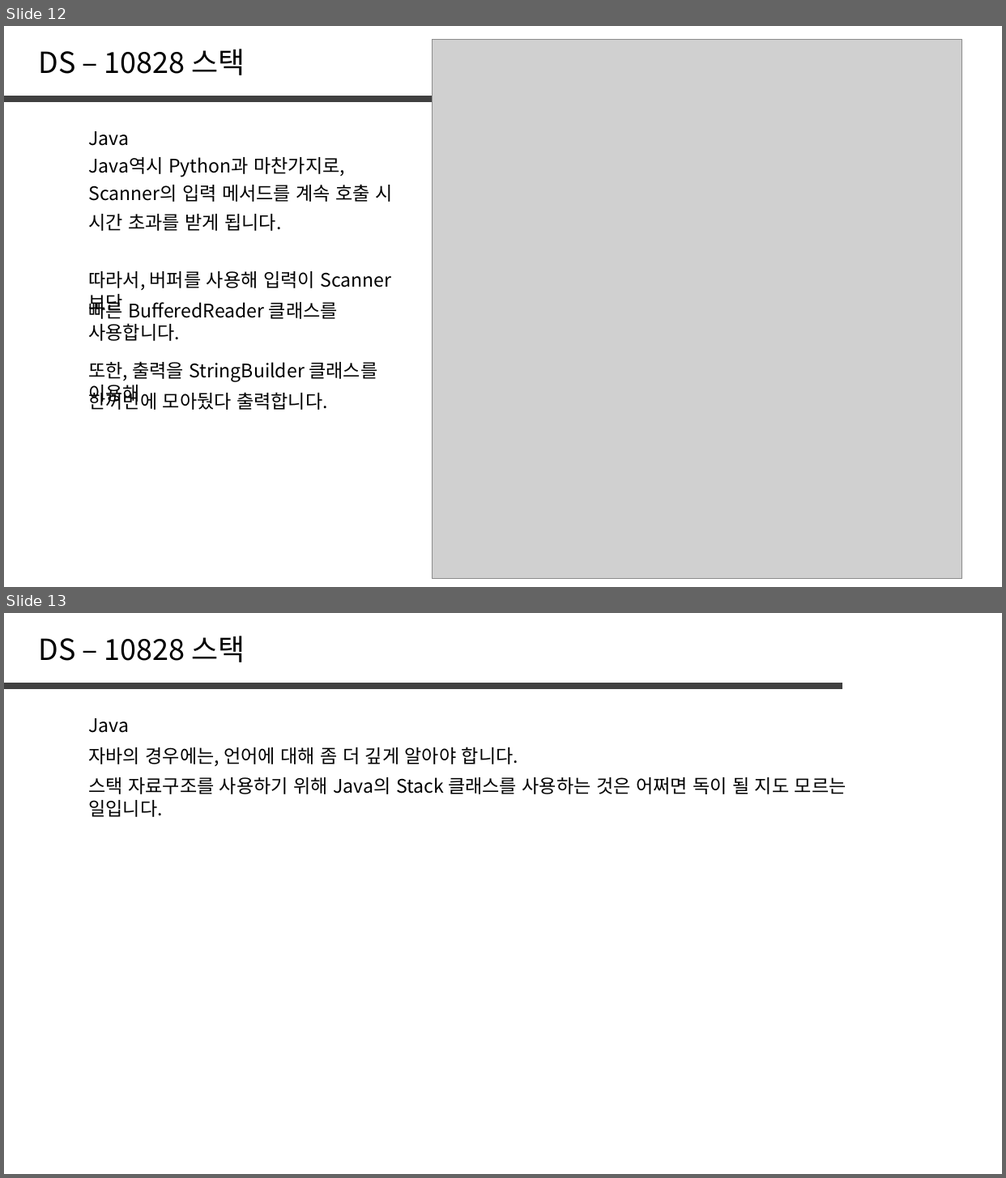
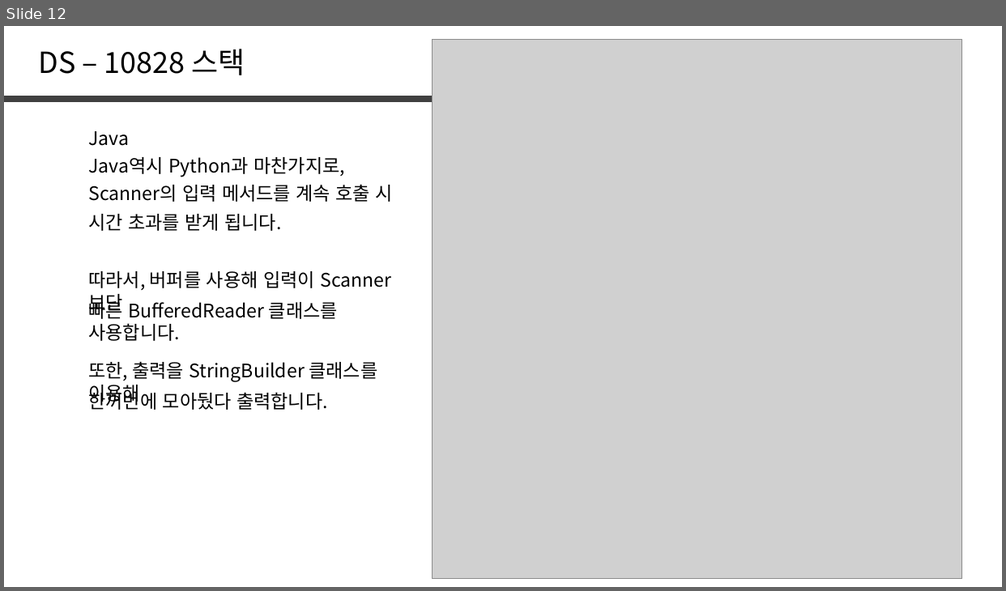
Before and after one commit to jaehoo1/PS-study, a slide deck: study/7_Stack, Queue, List.pptx. Shown one above the other, each under a label of ours: slides 12 and 13 before the commit, slide 12 after it. The pictures are 1006x1178 and 1006x591 pixels, drawn with LibreOffice and Linux fonts; fonts in the diff are those of the drawing; grey boxes stand for pictures. Boxes give left, top, right and bottom in pixels: in the first picture for what was removed or moved away, otherwise in the second. Text is boxed around its words. In the diff, an @@ line names an element or a change of style, - is before the commit and + after.

```diff
--- a/study/7_Stack, Queue, List.pptx
+++ b/study/7_Stack, Queue, List.pptx
@@ slide 13 removed at [4, 613, 1002, 1174], background #FFFFFF @@
@@ text removed at [39, 636, 245, 662] @@
-DS – 10828 스택
@@ line removed from (4, 686) to (842, 686) @@
@@ text removed at [88, 718, 129, 733] @@
-Java
@@ text removed at [88, 747, 518, 766] @@
-자바의 경우에는, 언어에 대해 좀 더 깊게 알아야 합니다.
@@ text removed at [88, 777, 846, 794] @@
-스택 자료구조를 사용하기 위해 Java의 Stack 클래스를 사용하는 것은 어쩌면 독이 될 지도 모르는 일입니다.
```
Also in this commit, not shown: 1 slide changed, 5 slides added, 1 other slide removed.
